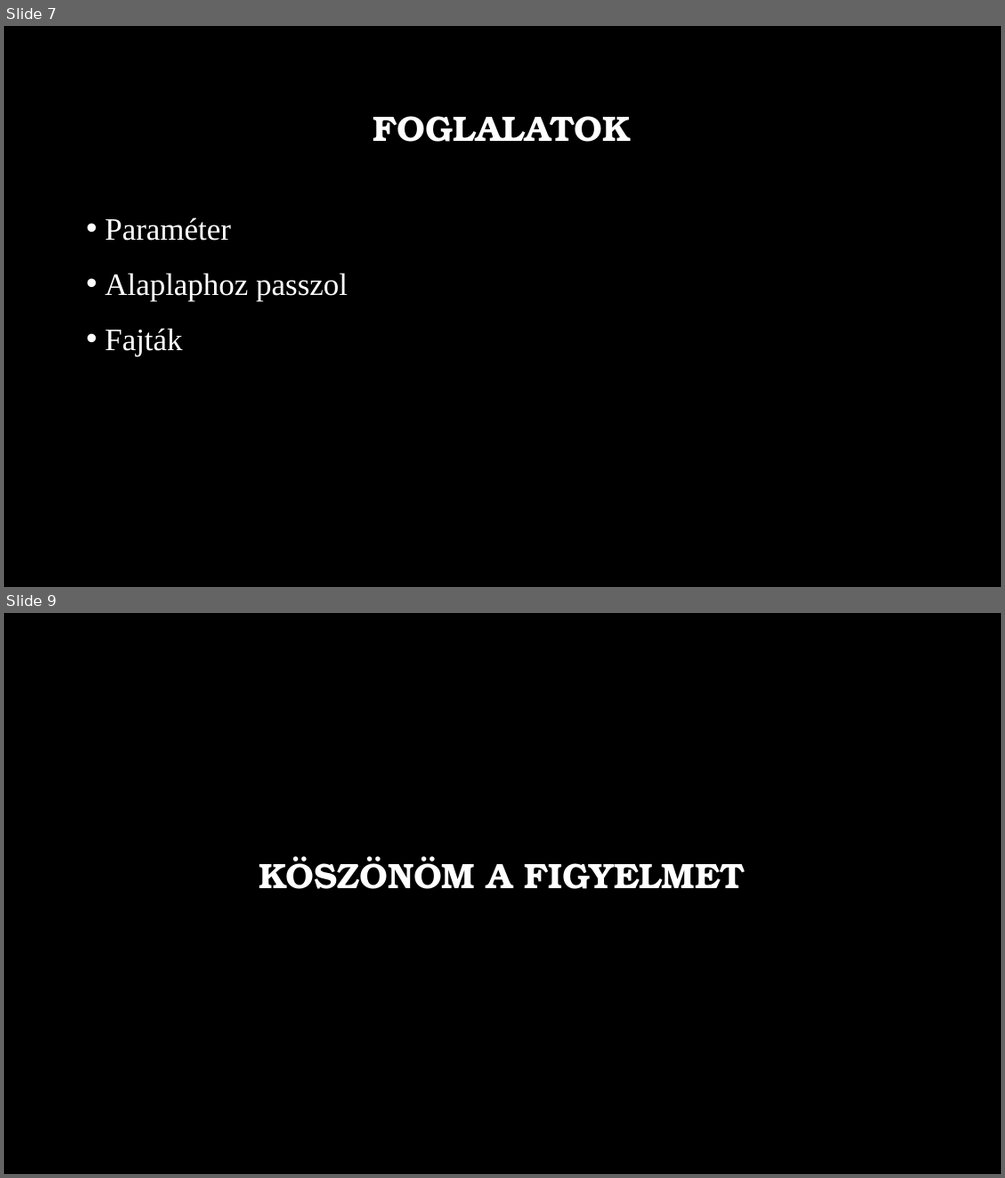
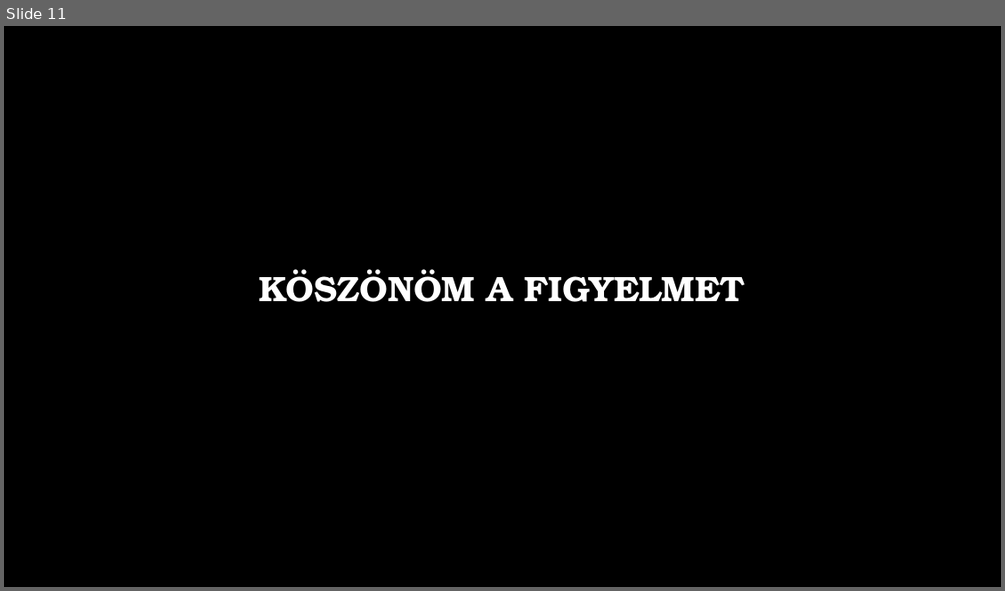
Before and after one commit to MszrsRicsi/Paprika, a slide deck: Processzorok.pptx. Shown one above the other, each under a label of ours: slides 7 and 9 before the commit, slide 11 after it; the slides between them are not shown. The pictures are 1005x1178 and 1005x591 pixels, drawn with LibreOffice and Linux fonts; fonts in the diff are those of the drawing; background and template pictures are left out. Boxes give left, top, right and bottom in pixels: in the first picture for what was removed or moved away, otherwise in the second. Text is boxed around its words. In the diff, an @@ line names an element or a change of style, - is before the commit and + after.

```diff
--- a/Processzorok.pptx
+++ b/Processzorok.pptx
@@ slide 7 removed at (4,26,1001,587), background picture (left out) @@
@@ title removed at (372,116,631,142) @@
-FOGLALATOK
@@ text removed at (105,217,348,356) @@
-• Paraméter
-• Alaplaphoz passzol
-• Fajták
@@ what was slide 9 is now slide 11 @@
```
Also in this commit, not shown: 3 slides changed, 6 slides added, 3 other slides removed.
